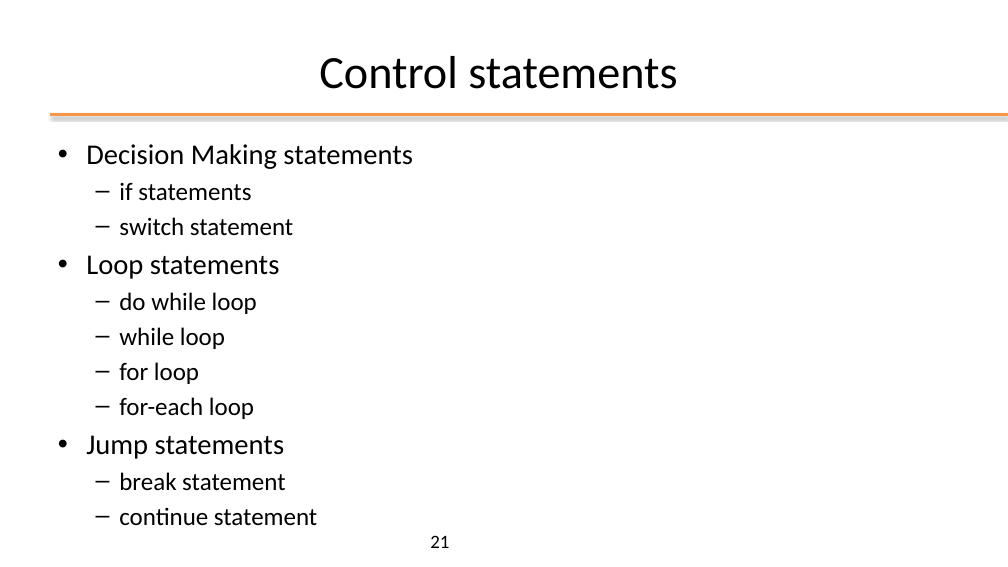
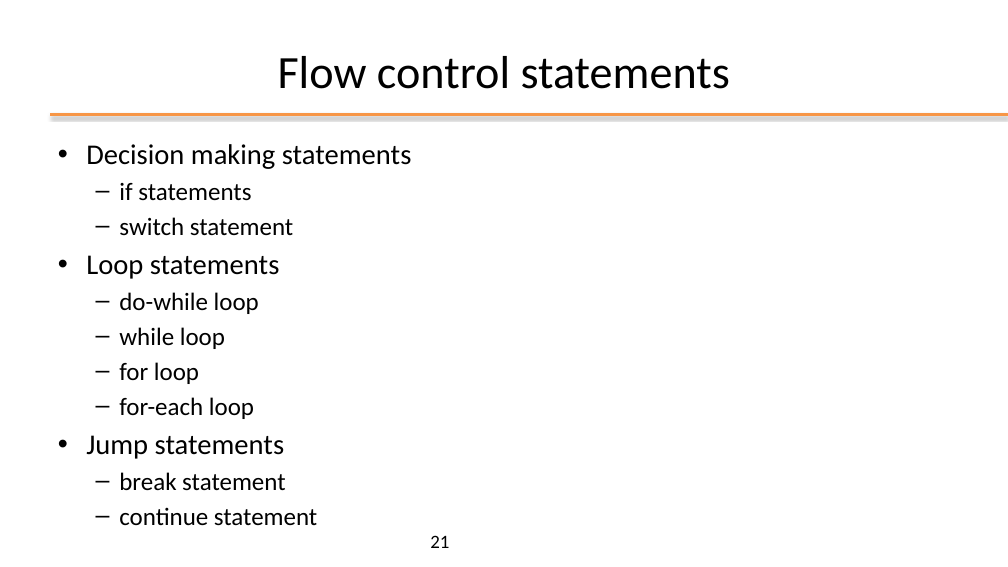
Before and after one commit to plctechnician/ooprogramming, a slide deck: slide 21 of java/slides/ppt/02 - Java Basics.pptx. Drawn at 1008x567 pixels with LibreOffice and Linux fonts; fonts in the diff are those of the drawing; background and template pictures are left out. Boxes give left, top, right and bottom in pixels: in the first picture for what was removed or moved away, otherwise in the second. Text is boxed around its words. In the diff, an @@ line names an element or a change of style, - is before the commit and + after.

```diff
--- a/java/slides/ppt/02 - Java Basics.pptx
+++ b/java/slides/ppt/02 - Java Basics.pptx
@@ title at [278,56,730,89]: text changed @@
-Control statements
+Flow control statements
@@ text at [86,144,412,169]: text changed @@
-• Decision Making statements
+• Decision making statements
@@ text at [119,292,259,314]: text changed @@
-  – do while loop
+  – do-while loop
```
Also in this commit, not shown: 6 other slides changed, 6 slides added, 1 slide removed, 1 other file.
